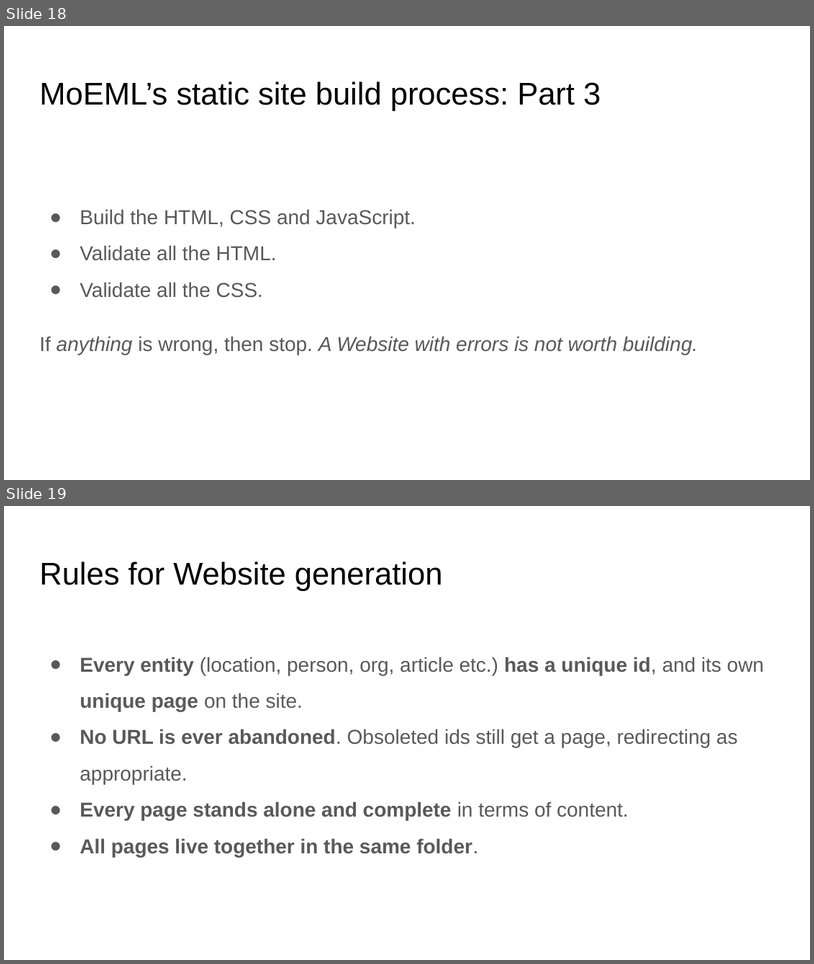
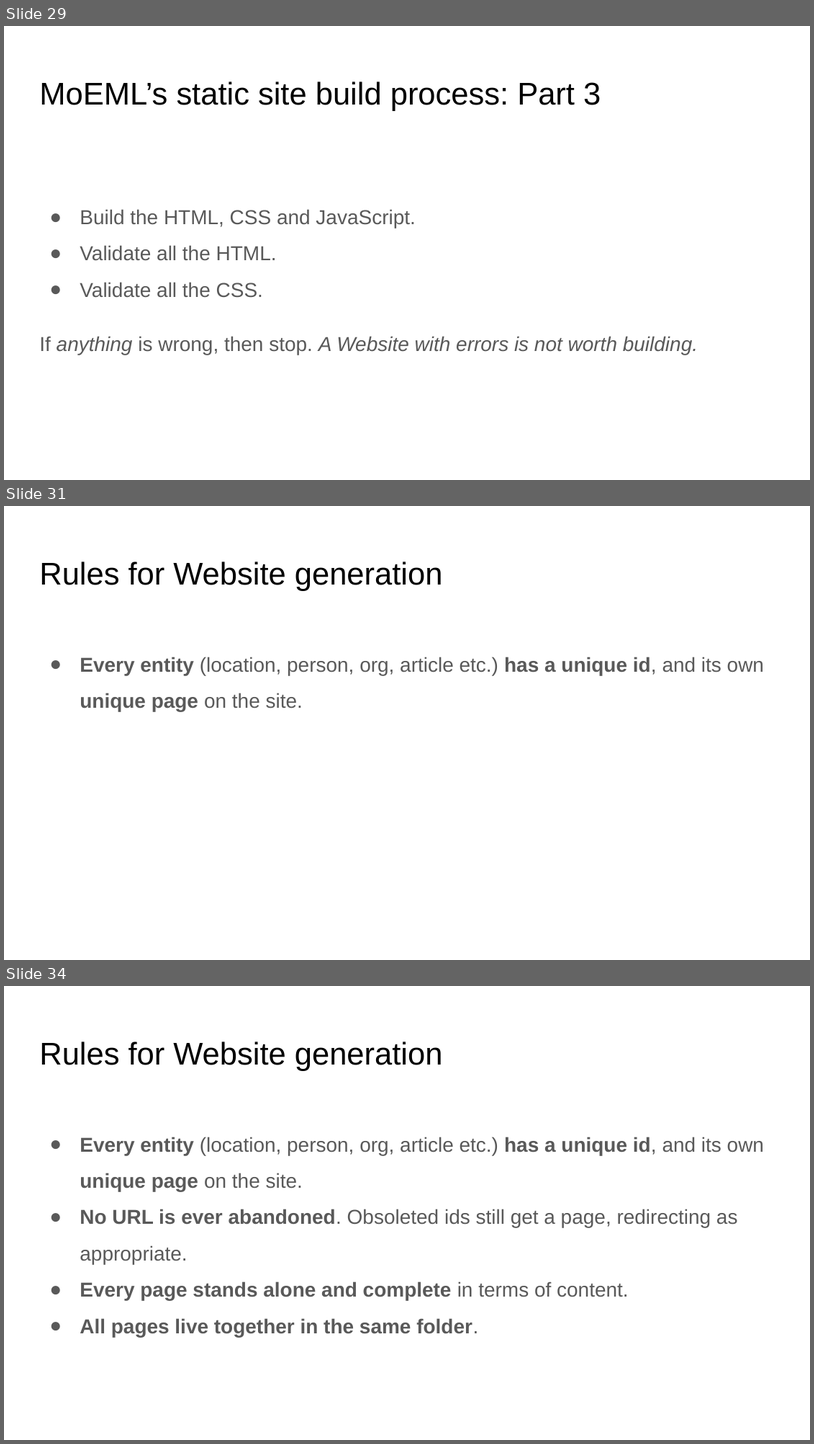
Before and after one commit to projectEndings/Endings, a slide deck: presentations/tei_2019/thePrefabricatedWebsite.odp. Shown one above the other, each under a label of ours: slides 18 and 19 before the commit, slides 29, 31 and 34 after it; the slides between them are not shown. The pictures are 814x964 and 814x1444 pixels, drawn with LibreOffice and Linux fonts; fonts in the diff are those of the drawing; background and template pictures are left out. Boxes give left, top, right and bottom in pixels: in the first picture for what was removed or moved away, otherwise in the second. Text is boxed around its words. In the diff, an @@ line names an element or a change of style, - is before the commit and + after.

```diff
--- a/presentations/tei_2019/thePrefabricatedWebsite.odp
+++ b/presentations/tei_2019/thePrefabricatedWebsite.odp
@@ slide 31 added at (x1=4, y1=506, x2=810, y2=960), background #FFFFFF @@
@@ title added at (x1=39, y1=561, x2=443, y2=591), 28 pt, text #000000 @@
+Rules for Website generation
@@ text added at (x1=80, y1=656, x2=764, y2=711), 18 pt, text #595959 @@
+● Every entity (location, person, org, article etc.) has a unique id, and its own unique page on the site.
@@ what was slide 18 is now slide 29 @@
@@ what was slide 19 is now slide 34 @@
```
Also in this commit, not shown: 4 slides changed, 14 other slides added, 2 other files.
